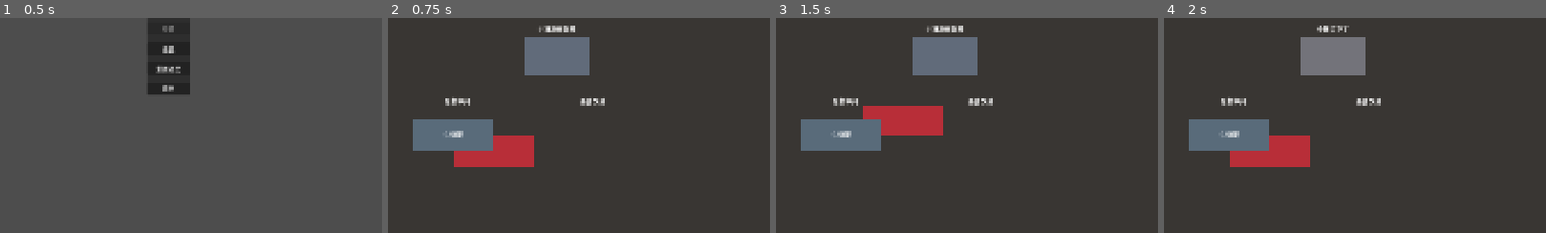
Above: before the commit, frames 1-4 (left to right).
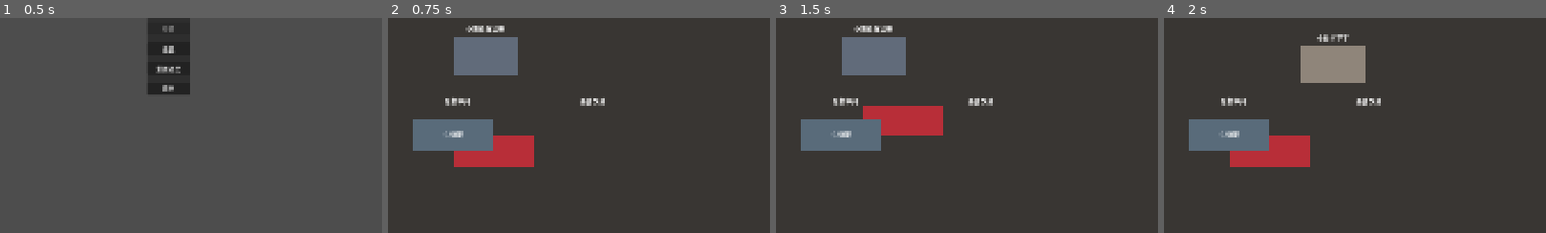
Above: after the commit, the same moments.

Repository: zhangguixia/when-it-rains
Game: Godot game, scene res://game/main/Main.tscn
The game is run twice, just before and just after one commit, with the same random seed, the same clock (stepped at 60 frames per second) and the same inputs.
Inputs (mouse positions are % of the whole screen's width and height, from its top left):
- Up to frame 1 (0.5 s): no input
- Up to frame 2 (0.75 s): click "开始 Demo" at 0.5 s
- Up to frame 3 (1.5 s): tap Enter at 1.25 s; drag from (42, 78) to (50, 56) at 1.27 s
- Up to frame 4 (2 s): no input
The pictures show only the part of the screen within x 28-78%, y 47-97%; the shares and areas given below are measured in that part.

Frame 1 is identical in both runs. In frame 2, 6.5% of the frame differs, in the area x 17-53%, y 3-27%; in frame 3, 6.5%; in frame 4, 3.9%.

Commit message:
feat: add kitten visual state feedback

Diff:
--- a/game/cat/CatActor.gd
+++ b/game/cat/CatActor.gd
@@ -6,8 +6,10 @@
 @onready var body: ColorRect = %Body
 
 var state_machine := preload("res://game/cat/CatStateMachine.gd").new()
+var home_position := Vector2.ZERO
 
 func _ready() -> void:
+	home_position = position
 	input_event.connect(_on_input_event)
 	state_machine.state_changed.connect(_on_state_changed)
 	_on_state_changed(state_machine.state)
@@ -26,26 +28,35 @@
 		petted.emit()
 
 func _on_state_changed(new_state: String) -> void:
-	label.text = _label_for_state(new_state)
-	body.color = _color_for_state(new_state)
+	var profile := get_visual_profile_for_state(new_state)
+	label.text = String(profile["label"])
+	body.color = profile["color"]
+	position = home_position + profile["offset"]
+	scale = profile["scale"]
 
-func _label_for_state(new_state: String) -> String:
+func get_visual_profile_for_state(new_state: String) -> Dictionary:
 	match new_state:
-		"Hesitating": return "小猫还在犹豫"
-		"Approaching": return "小猫靠近了"
-		"Resting": return "小猫坐下了"
-		"Drinking": return "小猫在喝牛奶"
-		"Purring": return "小猫安心地呼噜"
-		"Leaving": return "雨停了，它回头看了一眼"
-		"Returning": return "它又回来了"
-		_: return "小猫"
+		"Hesitating":
+			return _profile("小猫还在犹豫", Color(0.38, 0.42, 0.48, 1), Vector2(-180, 0), Vector2.ONE)
+		"Approaching":
+			return _profile("小猫靠近了", Color(0.50, 0.50, 0.52, 1), Vector2(-90, 8), Vector2.ONE)
+		"Resting":
+			return _profile("小猫坐下了", Color(0.56, 0.52, 0.48, 1), Vector2(0, 20), Vector2(1.0, 0.94))
+		"Drinking":
+			return _profile("小猫在喝牛奶", Color(0.62, 0.58, 0.50, 1), Vector2(-40, 20), Vector2(1.0, 0.94))
+		"Purring":
+			return _profile("小猫安心地呼噜", Color(0.78, 0.64, 0.48, 1), Vector2(0, 24), Vector2(1.08, 0.92))
+		"Leaving":
+			return _profile("雨停了，它回头看了一眼", Color(0.70, 0.70, 0.68, 1), Vector2(180, -20), Vector2(0.94, 0.94))
+		"Returning":
+			return _profile("它又回来了", Color(0.90, 0.72, 0.50, 1), Vector2(-80, 0), Vector2(1.04, 1.0))
+		_:
+			return _profile("小猫", Color(0.45, 0.45, 0.48, 1), Vector2.ZERO, Vector2.ONE)
 
-func _color_for_state(new_state: String) -> Color:
-	match new_state:
-		"Hesitating": return Color(0.38, 0.42, 0.48, 1)
-		"Approaching": return Color(0.50, 0.50, 0.52, 1)
-		"Drinking": return Color(0.62, 0.58, 0.50, 1)
-		"Purring": return Color(0.78, 0.64, 0.48, 1)
-		"Leaving": return Color(0.70, 0.70, 0.68, 1)
-		"Returning": return Color(0.90, 0.72, 0.50, 1)
-		_: return Color(0.45, 0.45, 0.48, 1)
+func _profile(profile_label: String, profile_color: Color, profile_offset: Vector2, profile_scale: Vector2) -> Dictionary:
+	return {
+		"label": profile_label,
+		"color": profile_color,
+		"offset": profile_offset,
+		"scale": profile_scale
+	}
--- a/game/tests/TestRunner.gd
+++ b/game/tests/TestRunner.gd
@@ -6,6 +6,7 @@
 	_run_script("res://game/tests/test_save_service.gd")
 	_run_script("res://game/tests/test_codex_service.gd")
 	_run_script("res://game/tests/test_cat_state_machine.gd")
+	_run_script("res://game/tests/test_cat_actor_feedback.gd")
 	_run_script("res://game/tests/test_care_controller.gd")
 	_run_script("res://game/tests/test_main_routing.gd")
 	_run_script("res://game/tests/test_shelter_restore.gd")
--- /dev/null
+++ b/game/tests/test_cat_actor_feedback.gd
@@ -0,0 +1,34 @@
+extends RefCounted
+
+func run(assert_true: Callable, assert_equal: Callable) -> void:
+	var actor_script: Script = load("res://game/cat/CatActor.gd")
+	assert_true.call(actor_script != null, "cat actor script exists")
+	if actor_script == null:
+		return
+
+	var actor: Area2D = actor_script.new()
+	assert_true.call(actor.has_method("get_visual_profile_for_state"), "cat actor exposes visual profiles")
+	if not actor.has_method("get_visual_profile_for_state"):
+		actor.free()
+		return
+
+	var hesitant: Dictionary = actor.get_visual_profile_for_state("Hesitating")
+	assert_equal.call(hesitant["label"], "小猫还在犹豫", "hesitating label")
+	assert_equal.call(hesitant["offset"], Vector2(-180, 0), "hesitating offset")
+
+	var drinking: Dictionary = actor.get_visual_profile_for_state("Drinking")
+	assert_equal.call(drinking["label"], "小猫在喝牛奶", "drinking label")
+	assert_equal.call(drinking["offset"], Vector2(-40, 20), "drinking moves toward bowl")
+
+	var purring: Dictionary = actor.get_visual_profile_for_state("Purring")
+	assert_equal.call(purring["label"], "小猫安心地呼噜", "purring label")
+	assert_equal.call(purring["scale"], Vector2(1.08, 0.92), "purring relaxed scale")
+
+	var leaving: Dictionary = actor.get_visual_profile_for_state("Leaving")
+	assert_equal.call(leaving["label"], "雨停了，它回头看了一眼", "leaving label")
+	assert_equal.call(leaving["offset"], Vector2(180, -20), "leaving offset")
+
+	var returning: Dictionary = actor.get_visual_profile_for_state("Returning")
+	assert_equal.call(returning["label"], "它又回来了", "returning label")
+	assert_equal.call(returning["offset"], Vector2(-80, 0), "returning offset")
+	actor.free()
